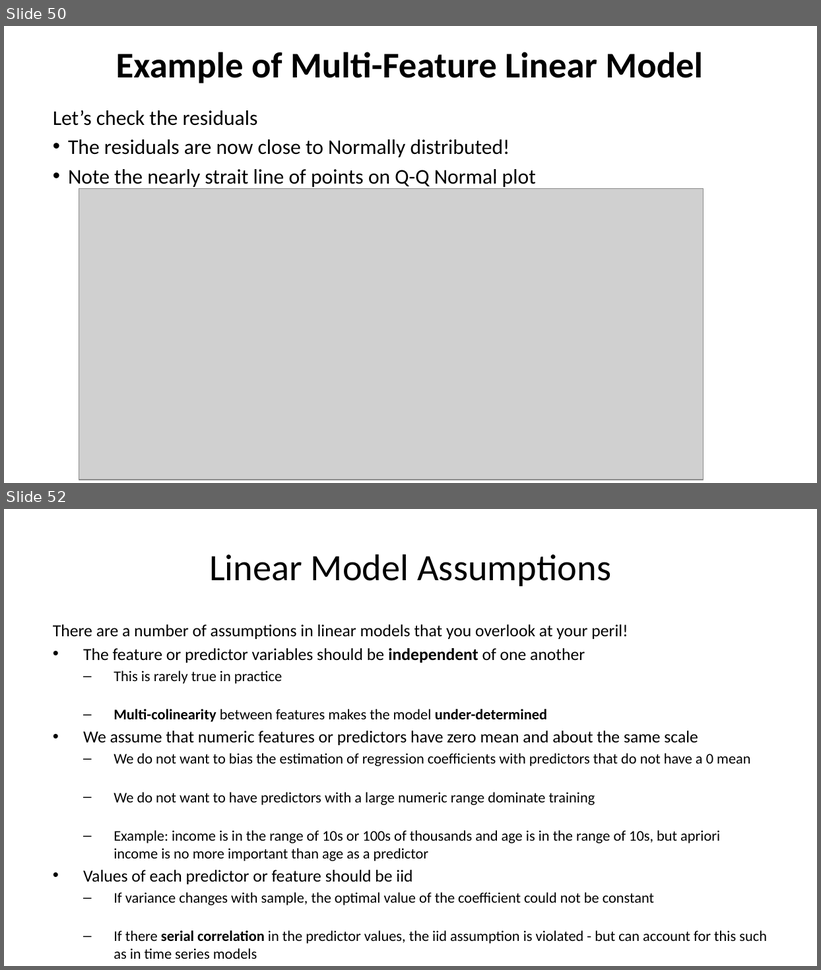
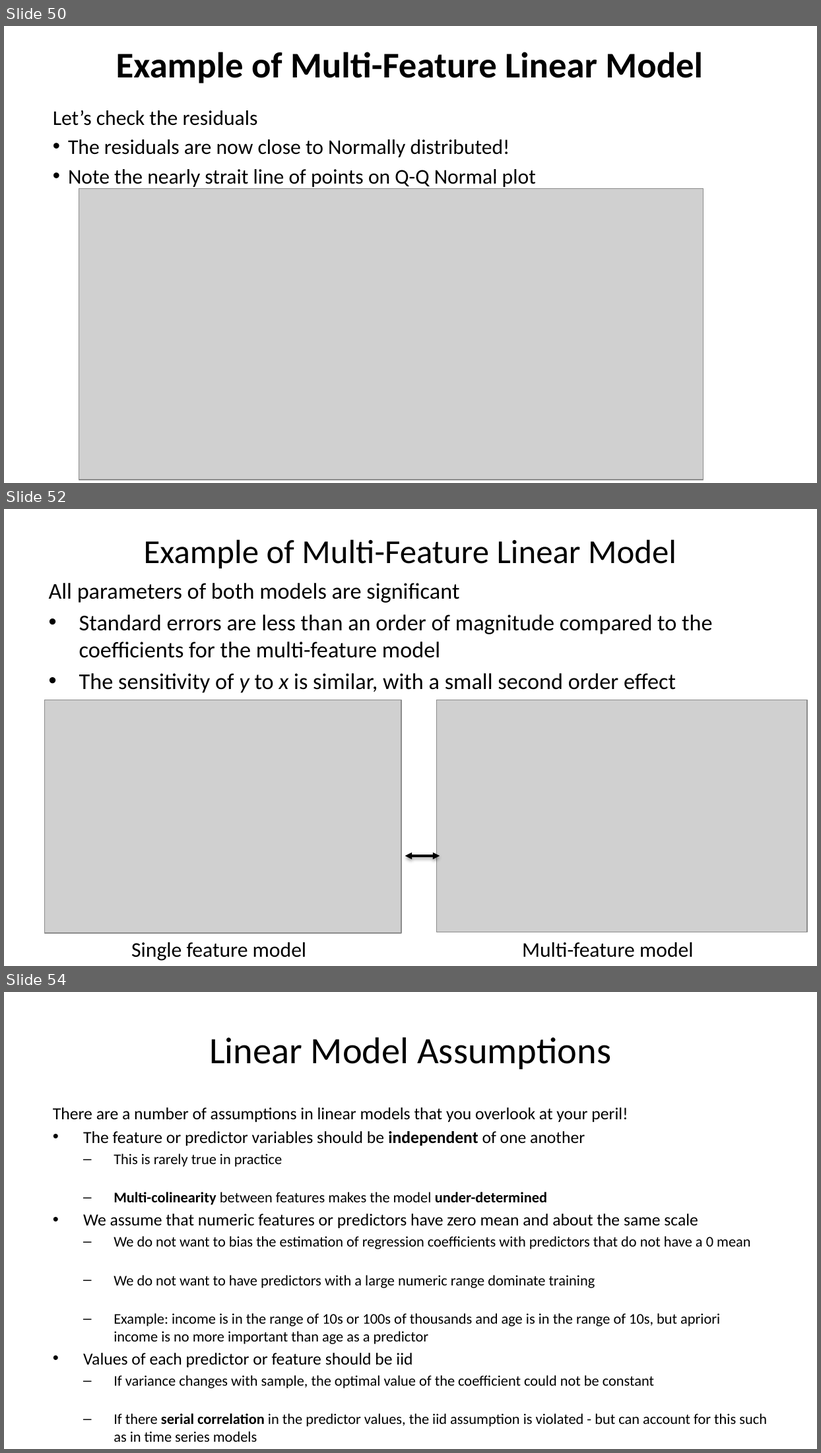
Before and after one commit to StephenElston/CSCI-E-83, a slide deck: LectureSlides/08_IntroductionToLinearModels.pptx. Shown one above the other, each under a label of ours: slides 50 and 52 before the commit, slides 50, 52 and 54 after it; the slides between them are not shown. The pictures are 821x970 and 821x1453 pixels, drawn with LibreOffice and Linux fonts; fonts in the diff are those of the drawing; grey boxes stand for pictures. Boxes give left, top, right and bottom in pixels: in the first picture for what was removed or moved away, otherwise in the second. Text is boxed around its words. In the diff, an @@ line names an element or a change of style, - is before the commit and + after.

Commit message:
Updated linear model example slides

```diff
--- a/LectureSlides/08_IntroductionToLinearModels.pptx
+++ b/LectureSlides/08_IntroductionToLinearModels.pptx
@@ slide 52 added at <box>4,509,817,966</box>, background #FFFFFF @@
@@ title added at <box>144,539,677,569</box>, 29.7 pt, text #000000 @@
+Example of Multi-Feature Linear Model
@@ text added at <box>49,583,712,693</box>, 20 pt, text #000000 @@
+All parameters of both models are significant
+• Standard errors are less than an order of magnitude compared to the coefficients for the multi-feature model
+• The sensitivity of y to x is similar, with a small second order effect
@@ picture added at <box>45,700,401,933</box> @@
@@ picture added at <box>436,700,807,933</box> @@
@@ double arrow added from (405, 856) to (440, 856), #000000 2 pt @@
@@ text added at <box>131,943,307,961</box>, 18.5 pt, text #000000 @@
+Single feature model
@@ text added at <box>522,943,694,958</box>, 18.5 pt, text #000000 @@
+Multi-feature model
@@ what was slide 52 is now slide 54 @@
```
Also in this commit, not shown: 4 slides changed, 2 other slides added, 1 slide removed.
